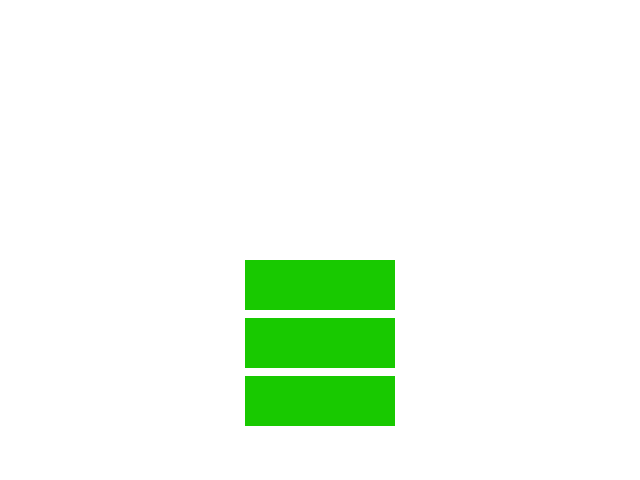
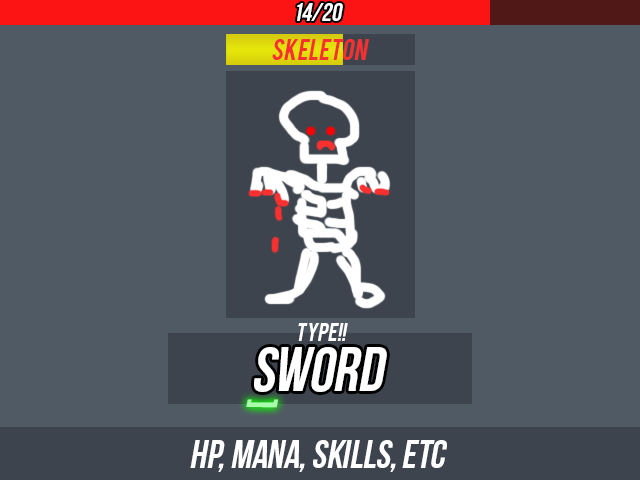
Before/after of a 640px x 480px layered artwork. What changed in the layer stack:
added layer "14/20" above "monster health" over [297, 3, 343, 21]
added layer "monster health" above "hp, mana, skills, etc" over [0, 0, 640, 25]
added layer "hp, mana, skills, etc" above "current letter indicator" over [0, 427, 640, 480]
added layer "current letter indicator" above "combo" over [246, 399, 278, 408]
added layer "skeleton" (1st of 2) above "skeleton" over [272, 39, 369, 60]
added layer "skeleton" (2nd of 2) above "type!!" over [247, 89, 391, 310]
added layer "type!!" above "SWORD" over [298, 323, 348, 341]
added layer "SWORD" above "current phrase" over [254, 347, 387, 392]
added layer "current phrase" above "opp" over [168, 333, 472, 404]
added layer "opp" (86%) above "opportunity bar" over [226, 34, 343, 65]
added layer "opportunity bar" above "monster" over [226, 34, 415, 65]
added layer "monster" above "BG" over [226, 71, 415, 318]
added layer "BG" (1st of 2) above "Menu" over [0, 0, 640, 480]
renamed "Layer 1 copy 2" to "help", moved it into group "Menu" over [245, 376, 395, 426]
renamed "Layer 1 copy" to "options", moved it into group "Menu" over [245, 318, 395, 368]
renamed "Layer 1" to "Start", moved it into group "Menu" over [245, 260, 395, 310]
renamed "Layer 0" to "BG", moved it into group "Menu", painted on it over [0, 0, 640, 480]
